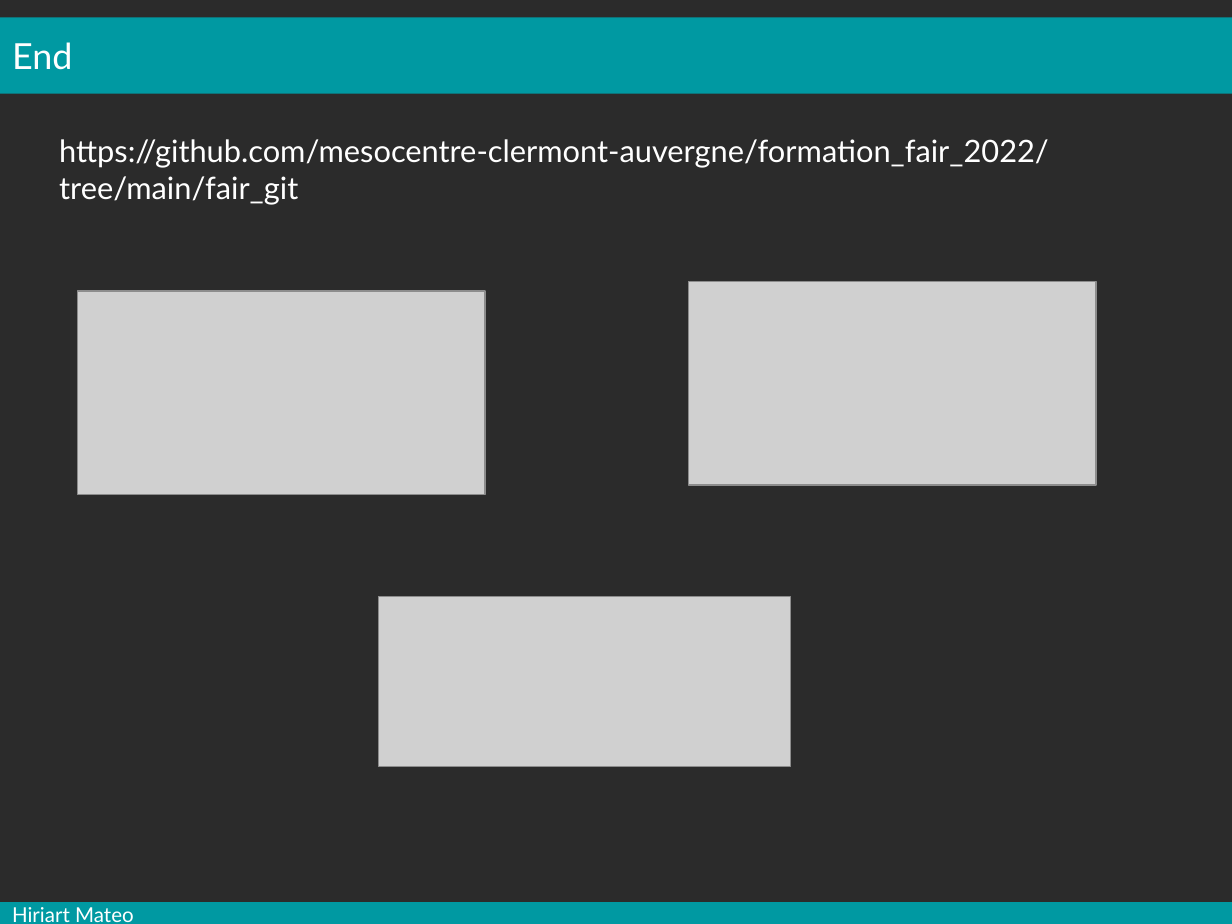
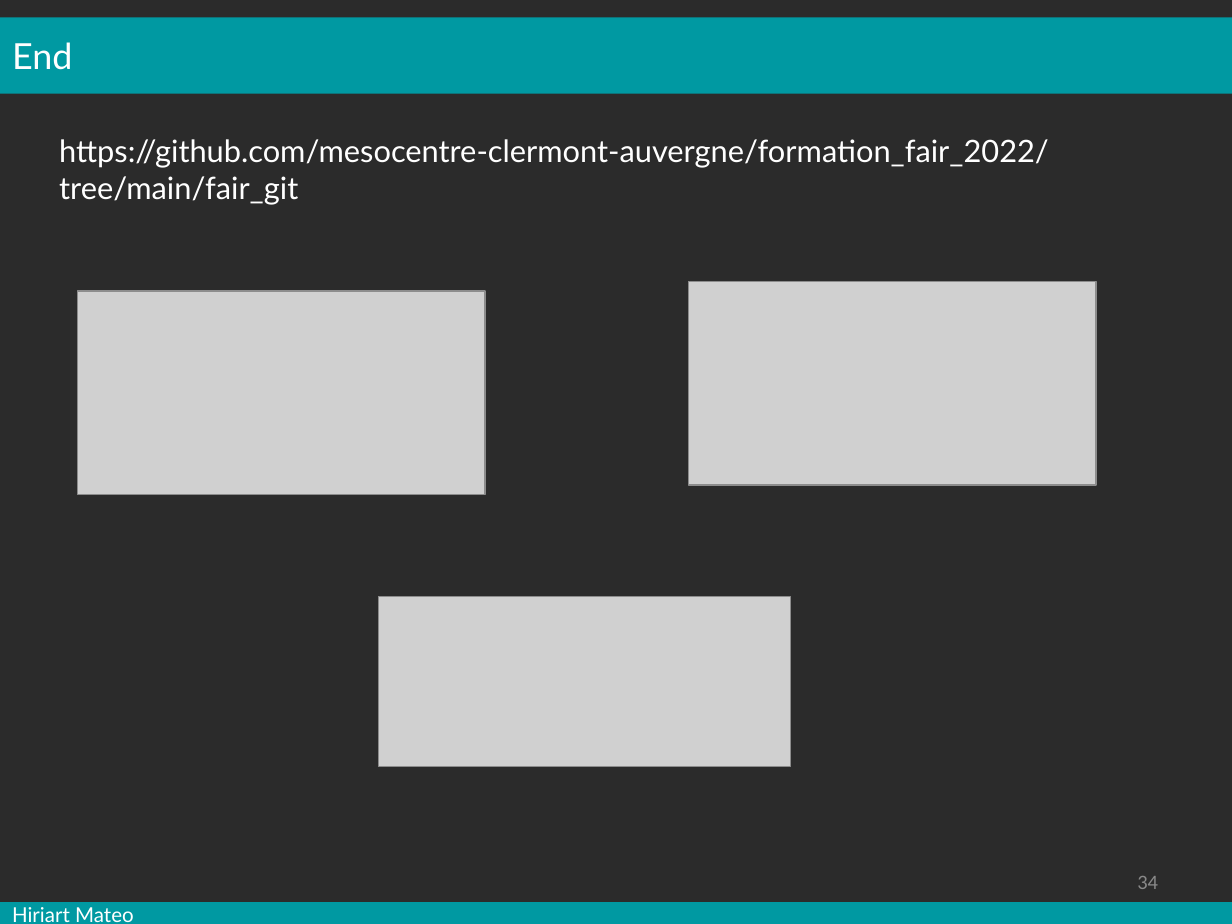
Before and after one commit to mesocentre-clermont-auvergne/formation_fair, a slide deck: slide 34 of fair_versionnage/versionnage_cours/cours.odp. Drawn at 1232x924 pixels with LibreOffice and Linux fonts; fonts in the diff are those of the drawing; grey boxes stand for pictures; background and template pictures are left out; a plain dark background stands for a picture behind light text. Boxes give left, top, right and bottom in pixels: in the first picture for what was removed or moved away, otherwise in the second. Text is boxed around its words. In the diff, an @@ line names an element or a change of style, - is before the commit and + after.

```diff
--- a/fair_versionnage/versionnage_cours/cours.odp
+++ b/fair_versionnage/versionnage_cours/cours.odp
@@ page number added at bbox=[1137, 876, 1158, 889], 12 pt, text #898989 @@
+34
```
Also in this commit, not shown: 32 other slides changed, 1 other file.
